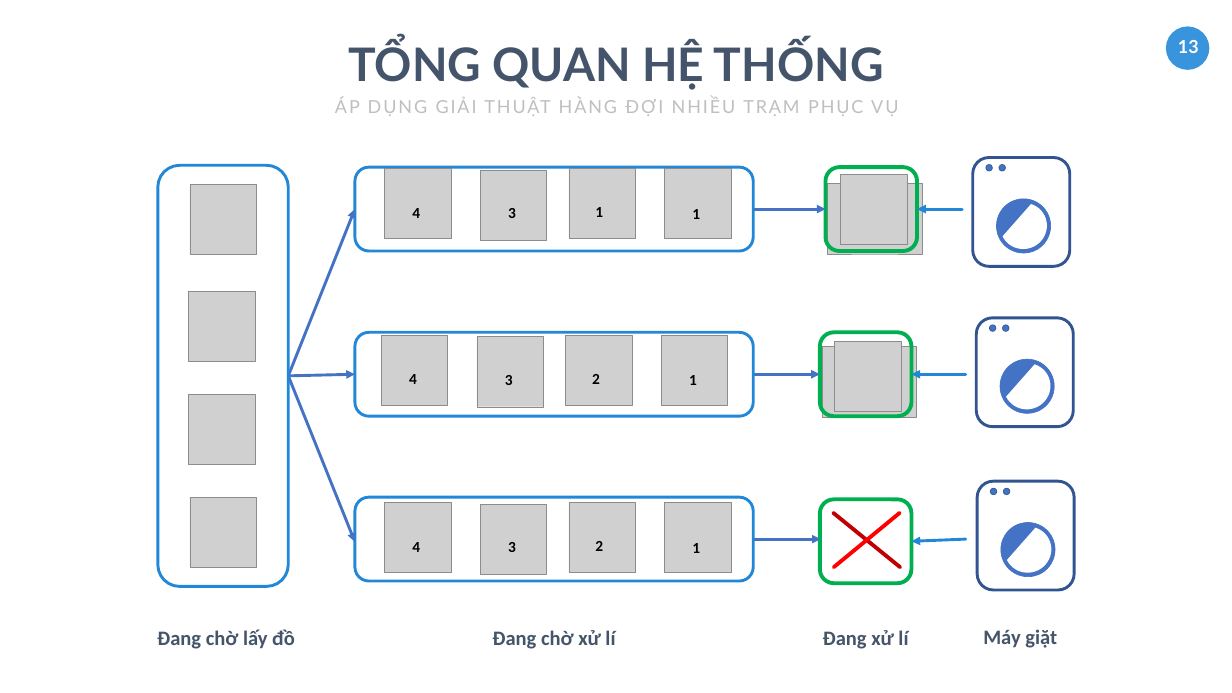
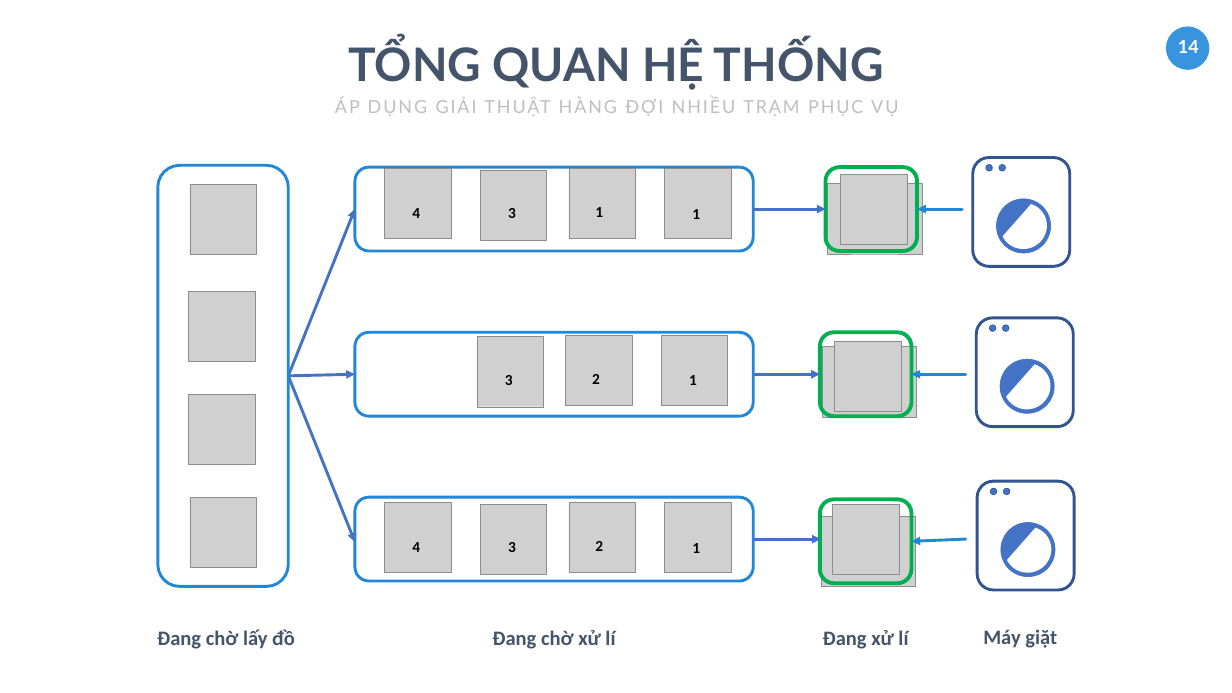
Before and after one commit to tranhoanghuan/Lu-n-v-n, a slide deck: slide 14 of baoCao/ppt_baocao/FREE Business Powerpoint Template.pptx (slide 13 before the commit). Drawn at 1232x693 pixels with LibreOffice and Linux fonts; fonts in the diff are those of the drawing; grey boxes stand for pictures. Boxes give left, top, right and bottom in pixels: in the first picture for what was removed or moved away, otherwise in the second. Text is boxed around its words. In the diff, an @@ line names an element or a change of style, - is before the commit and + after.

Commit message:
FIX AND ADD

```diff
--- a/baoCao/ppt_baocao/FREE Business Powerpoint Template.pptx
+++ b/baoCao/ppt_baocao/FREE Business Powerpoint Template.pptx
@@ page number at <box>1178,40,1199,53</box>: text changed @@
-13
+14
@@ text removed at <box>409,374,417,384</box> @@
-4
@@ picture: place and size @@
-picture at <box>381,335,448,406</box>
+picture at <box>832,504,899,575</box>
@@ picture added at <box>821,516,916,586</box> @@
@@ line removed from (833, 513) to (900, 567) @@
@@ line removed from (834, 567) to (899, 513) @@
```
Also in this commit, not shown: 3 other slides changed, 5 slides added.
